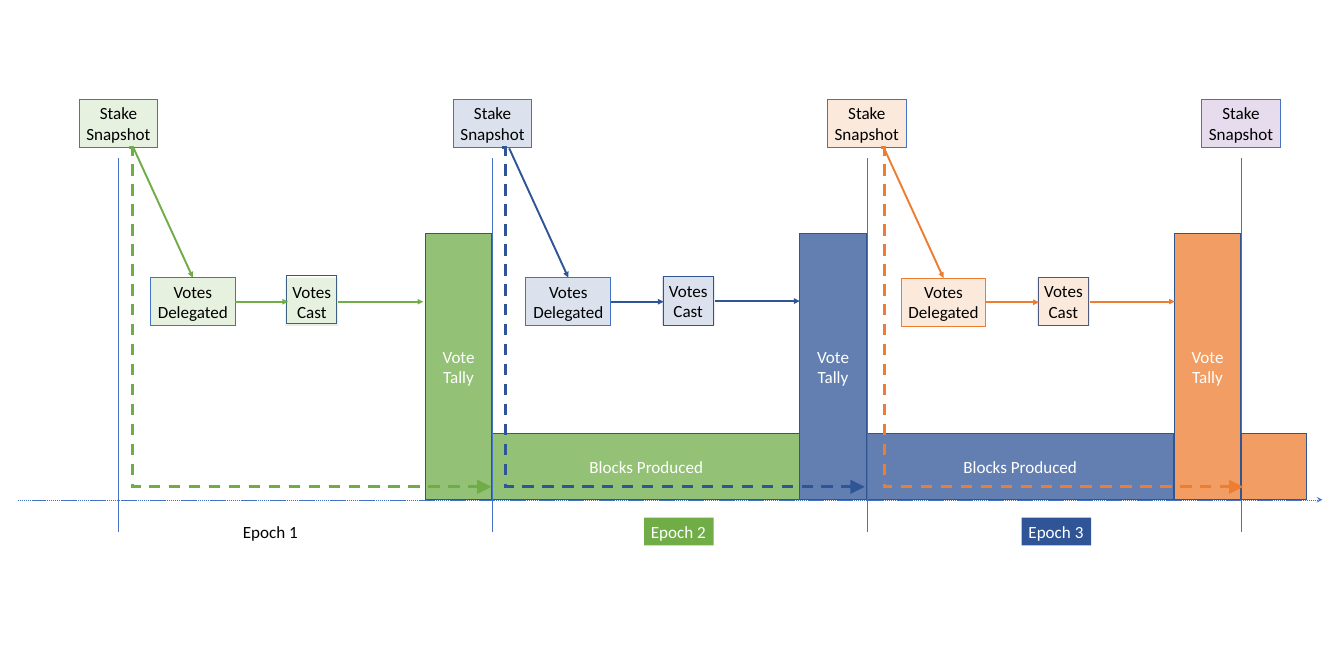
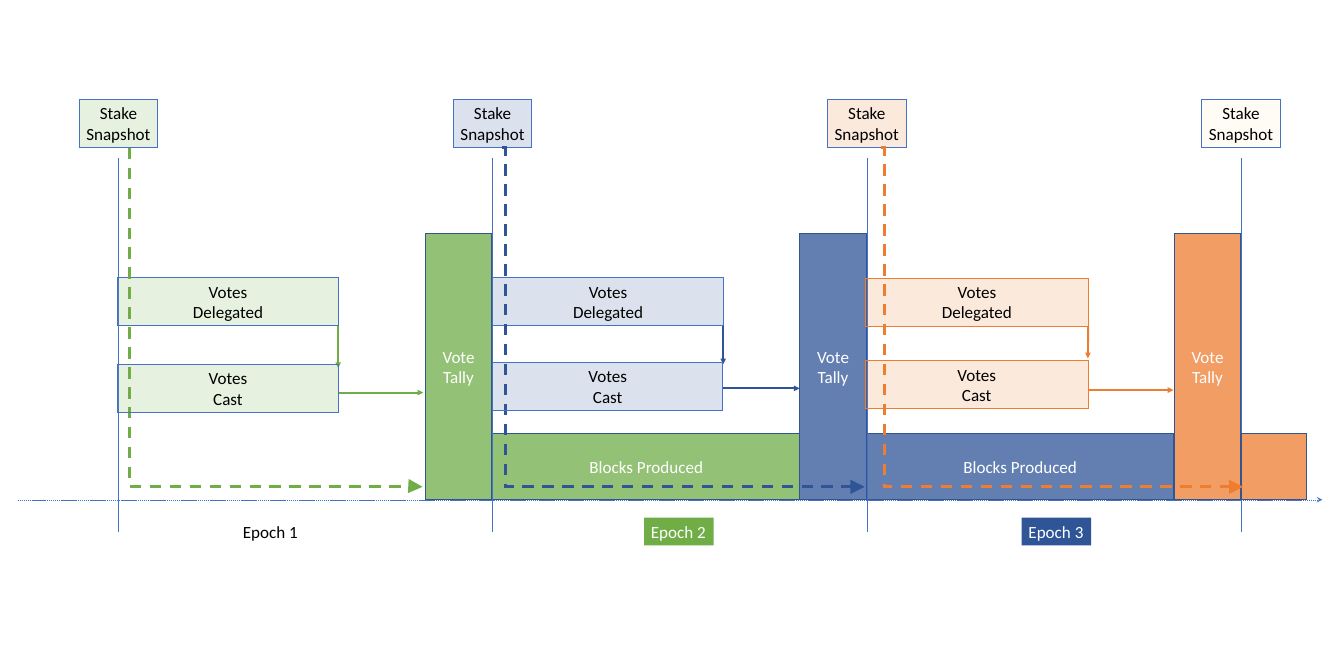
Before and after one commit to IntersectMBO/cardano-ledger, a slide deck: slide 1 of voltaire/design-doc/Stake-Snapshots.pptx. Drawn at 1344x672 pixels with LibreOffice and Linux fonts; fonts in the diff are those of the drawing. Boxes give left, top, right and bottom in pixels: in the first picture for what was removed or moved away, otherwise in the second. Text is boxed around its words. In the diff, an @@ line names an element or a change of style, - is before the commit and + after.

Commit message:
updated stake snapshot diagram

```diff
--- a/voltaire/design-doc/Stake-Snapshots.pptx
+++ b/voltaire/design-doc/Stake-Snapshots.pptx
@@ rectangle "Stake Snapshot" at <box>1201,100,1280,148</box>: fill #7030A0 at 17% opacity to #FFF2CC at 17% opacity @@
@@ elbow arrow moved from (129, 147) - (491, 487) to (129, 147) - (423, 487) @@
@@ arrow removed from (134, 148) to (192, 278) @@
@@ arrow removed from (509, 148) to (568, 278) @@
@@ arrow removed from (884, 149) to (943, 278) @@
@@ rectangle "Votes Delegated": place and size @@
-rectangle "Votes Delegated" at <box>150,278,235,326</box>
+rectangle "Votes Delegated" at <box>118,278,339,326</box>
@@ rectangle removed at <box>286,276,336,324</box> @@
@@ rectangle "Votes Delegated": place and size @@
-rectangle "Votes Delegated" at <box>526,278,610,326</box>
+rectangle "Votes Delegated" at <box>493,278,723,326</box>
@@ rectangle removed at <box>663,277,713,326</box> @@
@@ rectangle "Votes Delegated": place and size @@
-rectangle "Votes Delegated" at <box>901,278,986,326</box>
+rectangle "Votes Delegated" at <box>866,278,1089,326</box>
@@ rectangle removed at <box>1039,277,1089,326</box> @@
@@ arrow moved from (235, 302) - (288, 302) to (338, 326) - (338, 368) @@
@@ arrow moved from (611, 302) - (663, 302) to (723, 326) - (723, 364) @@
@@ arrow moved from (986, 302) - (1039, 302) to (1088, 326) - (1087, 358) @@
@@ rectangle "Votes Cast" at <box>117,364,338,412</box>: outline none to #4472C4 0.75 pt @@
@@ rectangle "Votes Cast": place and size @@
-rectangle "Votes Cast" at <box>285,278,338,326</box>
+rectangle "Votes Cast" at <box>117,364,338,412</box>
@@ rectangle "Votes Cast": place and size @@
-rectangle "Votes Cast" at <box>661,277,714,326</box>
+rectangle "Votes Cast" at <box>493,362,723,411</box>
@@ rectangle "Votes Cast" at <box>493,362,723,411</box>: outline none to #4472C4 0.75 pt @@
@@ arrow moved from (715, 301) - (799, 301) to (723, 388) - (799, 388) @@
@@ rectangle "Votes Cast": place and size @@
-rectangle "Votes Cast" at <box>1037,277,1089,326</box>
+rectangle "Votes Cast" at <box>865,360,1088,409</box>
@@ rectangle "Votes Cast" at <box>865,360,1088,409</box>: outline none to #ED7D31 0.75 pt @@
@@ arrow moved from (338, 302) - (423, 302) to (338, 392) - (423, 392) @@
@@ arrow moved from (1089, 302) - (1175, 302) to (1088, 390) - (1173, 390) @@
```
Also in this commit, not shown: 1 other file.
